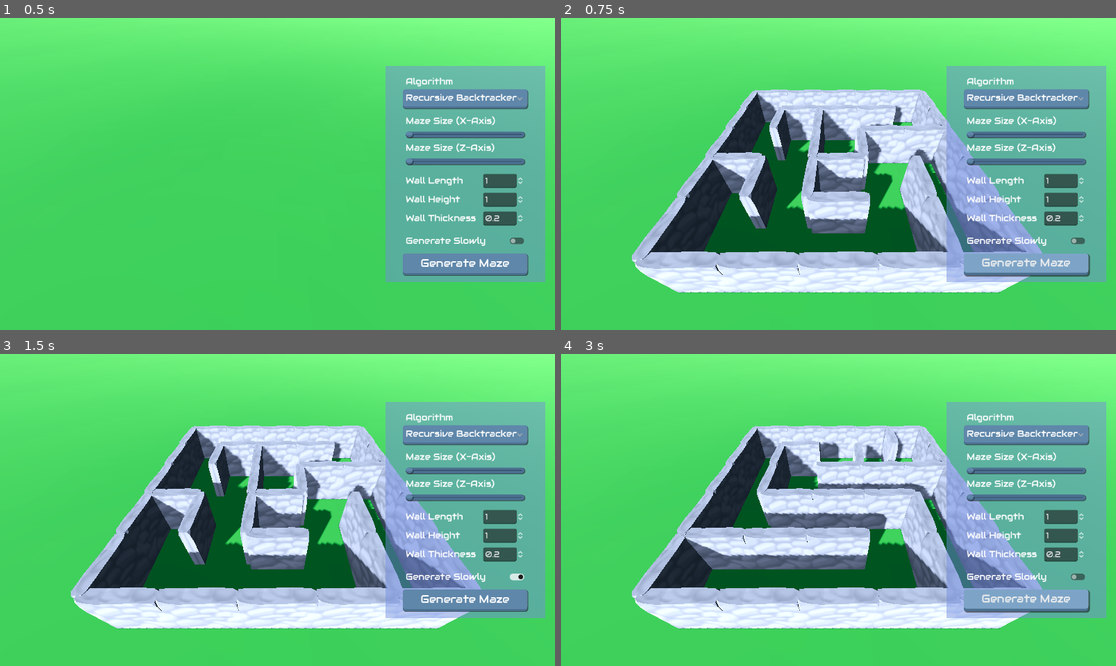
Above: before the commit, frames 1-4 (two rows, left to right).
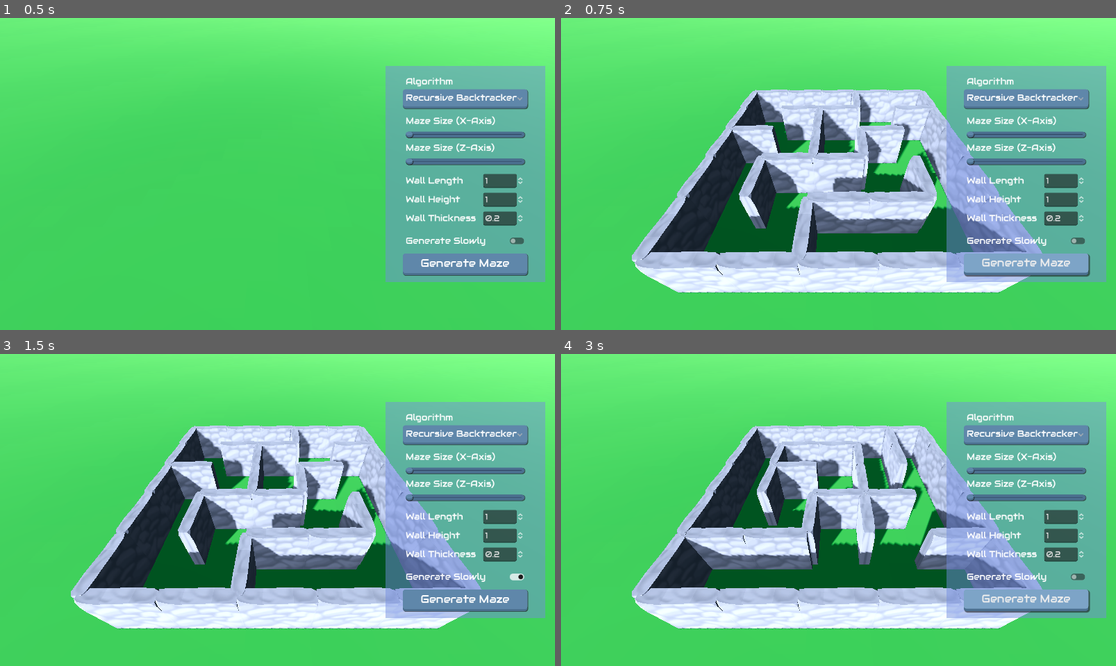
Above: after the commit, the same moments.

Repository: GuiBDBello/godot-maze-generator
Game: Godot game, scene res://scenes/playable/game.tscn
Same seed, same stepped clock (60 frames per second), same inputs: the game is played once before the commit and once after it.
Inputs (mouse positions are in pixels of both pictures, inside the frame that each line leads up to):
- Up to frame 1 (0.5 s): no input
- Up to frame 2 (0.75 s): click "Generate Maze" at 0.5 s
- Up to frame 3 (1.5 s): click (516, 575) at 1.25 s
- Up to frame 4 (3 s): click (1077, 575) at 2 s; click "Generate Maze" at 2.75 s

Frame 1 is identical in both runs. In frame 2, 7.3% of the frame differs, in the area x 26-73%, y 23-78%; in frame 3, 7.3%; in frame 4, 7.9%, in the area x 27-78%, y 27-78%.

Commit message:
Add Aldous-Broder maze generation algorithm

Diff:
--- a/scenes/maze/maze_generator.gd
+++ /dev/null
@@ -1,11 +0,0 @@
-class_name MazeGenerator extends Node3D
-
-
-func center_maze_on_screen(maze_width: int, maze_height: int, maze_wall_length: int) -> void:
-	var maze_position_x: int = ((maze_width * maze_wall_length) - 1)
-	var maze_position_z: int = ((maze_height * maze_wall_length) - 1)
-	self.set_position(Vector3(-maze_position_x, 0, -maze_position_z))
-
-
-func generate_maze(maze: Maze, is_generated_slowly: bool) -> void:
-	push_error("UNIMPLEMENTED ERROR: MazeGenerator.generate_maze()")
--- /dev/null
+++ b/scenes/maze/maze_generator/aldous_broder/aldous_broder.gd
@@ -0,0 +1,42 @@
+extends GridBasedMazeGenerator
+
+
+func generate_maze(maze: Maze, is_generated_slowly: bool) -> void:
+	super.center_maze_on_screen(maze.width, maze.height, maze.wall_length)
+
+	var maze_grid: Array = await super.generate_cell_grid(maze.width, maze.height, maze.wall_length, maze.wall_height, maze.wall_thickness)
+
+	var current_cell: Node3D = super.randomize_start_position(maze_grid, maze.width, maze.height)
+	current_cell.visit()
+
+	var unvisited_cells = (maze.width * maze.height) - 1
+	while unvisited_cells > 0:
+		var current_neighbour: Node3D = super.get_random_neighbour(get_neighbours(current_cell, maze_grid))
+
+		if not current_neighbour.is_visited:
+			super.remove_walls_between(current_cell, current_neighbour)
+			current_neighbour.visit()
+			unvisited_cells -= 1
+
+			if is_generated_slowly:
+				await get_tree().create_timer(0.05).timeout
+
+		current_cell = current_neighbour
+
+
+func get_neighbours(current_cell: Node3D, maze_grid: Array) -> Array:
+	var neighbours: Array = []
+
+	if current_cell.grid_position_x > 0:
+		neighbours.push_back(maze_grid[current_cell.grid_position_x - 1][current_cell.grid_position_y])
+
+	if current_cell.grid_position_x < maze_grid.size() - 1:
+		neighbours.push_back(maze_grid[current_cell.grid_position_x + 1][current_cell.grid_position_y])
+
+	if current_cell.grid_position_y > 0:
+		neighbours.push_back(maze_grid[current_cell.grid_position_x][current_cell.grid_position_y - 1])
+
+	if current_cell.grid_position_y < maze_grid[current_cell.grid_position_x].size() - 1:
+		neighbours.push_back(maze_grid[current_cell.grid_position_x][current_cell.grid_position_y + 1])
+
+	return neighbours
--- /dev/null
+++ b/scenes/maze/maze_generator/aldous_broder/aldous_broder.tscn
@@ -0,0 +1,6 @@
+[gd_scene load_steps=2 format=3 uid="uid://cc3km6e3rn7ns"]
+
+[ext_resource type="Script" path="res://scenes/maze/maze_generator/aldous_broder/aldous_broder.gd" id="1_3sv5p"]
+
+[node name="Aldous-Broder" type="Node3D"]
+script = ExtResource("1_3sv5p")
--- /dev/null
+++ b/scenes/maze/maze_generator/grid_based_maze_generator.gd
@@ -0,0 +1,57 @@
+class_name GridBasedMazeGenerator extends MazeGenerator
+
+
+const MAZE_CELL: PackedScene = preload("res://scenes/maze/maze_cell.tscn")
+
+var rng: RandomNumberGenerator = RandomNumberGenerator.new()
+
+
+func generate_cell_grid(width: int, height: int, wall_length: int, wall_height: int, wall_thickness: float) -> Array:
+	var grid: Array = []
+	for x: int in width:
+		grid.append([])
+		for y in height:
+			var cell: Node3D = MAZE_CELL.instantiate()
+			cell.name = str("Maze Cell ", x, "-", y)
+			cell.position = Vector3(x * wall_length * 2, 0, y * wall_length * 2)
+			cell.grid_position_x = x
+			cell.grid_position_y = y
+			grid[x].append(cell)
+			self.add_child(cell)
+			cell.set_wall_sizes(wall_length, wall_height, wall_thickness)
+
+	return grid
+
+
+func randomize_start_position(maze_grid: Array, maze_width: int, maze_height: int) -> Node3D:
+	var maze_start_position_width: int = rng.randi_range(0, maze_width - 1)
+	var maze_start_position_height: int = rng.randi_range(0, maze_height - 1)
+
+	return maze_grid[maze_start_position_width][maze_start_position_height]
+
+
+func get_random_neighbour(cell_neighbours: Array) -> Node3D:
+	var neighbour_position: int = rng.randi_range(0, cell_neighbours.size() - 1)
+	return cell_neighbours[neighbour_position]
+
+
+func remove_walls_between(current_cell: Node3D, current_neighbour: Node3D) -> void:
+	if current_cell.grid_position_x < current_neighbour.grid_position_x:
+		current_cell.wall_east.queue_free()
+		current_neighbour.wall_west.queue_free()
+		current_neighbour.visit()
+
+	if current_cell.grid_position_x > current_neighbour.grid_position_x:
+		current_cell.wall_west.queue_free()
+		current_neighbour.wall_east.queue_free()
+		current_neighbour.visit()
+
+	if current_cell.grid_position_y > current_neighbour.grid_position_y:
+		current_cell.wall_north.queue_free()
+		current_neighbour.wall_south.queue_free()
+		current_neighbour.visit()
+
+	if current_cell.grid_position_y < current_neighbour.grid_position_y:
+		current_cell.wall_south.queue_free()
+		current_neighbour.wall_north.queue_free()
+		current_neighbour.visit()
--- /dev/null
+++ b/scenes/maze/maze_generator/maze_generator.gd
@@ -0,0 +1,11 @@
+class_name MazeGenerator extends Node3D
+
+
+func generate_maze(maze: Maze, is_generated_slowly: bool) -> void:
+	push_error("UNIMPLEMENTED ERROR: MazeGenerator.generate_maze()")
+
+
+func center_maze_on_screen(maze_width: int, maze_height: int, maze_wall_length: int) -> void:
+	var maze_position_x: int = ((maze_width * maze_wall_length) - maze_wall_length)
+	var maze_position_z: int = ((maze_height * maze_wall_length) - maze_wall_length)
+	self.set_position(Vector3(-maze_position_x, 0, -maze_position_z))
--- /dev/null
+++ b/scenes/maze/maze_generator/recursive_backtracker/recursive_backtracker.gd
@@ -0,0 +1,54 @@
+extends GridBasedMazeGenerator
+
+
+func generate_maze(maze: Maze, is_generated_slowly: bool) -> void:
+	super.center_maze_on_screen(maze.width, maze.height, maze.wall_length)
+
+	var maze_grid: Array = await super.generate_cell_grid(maze.width, maze.height, maze.wall_length, maze.wall_height, maze.wall_thickness)
+
+	var cell_stack: Array = []
+
+	var initial_cell: Node3D = super.randomize_start_position(maze_grid, maze.width, maze.height)
+	initial_cell.visit()
+	cell_stack.push_back(initial_cell)
+
+	while not cell_stack.is_empty():
+		var current_cell: Node3D = cell_stack.pop_back()
+		var unvisited_neighbours: Array = find_unvisited_neighbours(maze_grid, current_cell)
+
+		if not unvisited_neighbours.is_empty():
+			cell_stack.push_back(current_cell)
+
+			var current_neighbour: Node3D = super.get_random_neighbour(unvisited_neighbours)
+			super.remove_walls_between(current_cell, current_neighbour)
+			current_neighbour.visit()
+			cell_stack.push_back(current_neighbour)
+
+			if is_generated_slowly:
+				await get_tree().create_timer(0.05).timeout
+
+
+func find_unvisited_neighbours(maze_grid: Array, current_cell: Node3D) -> Array:
+	var unvisited_neighbours: Array = []
+
+	if current_cell.grid_position_x > 0:
+		var west_neighbour: Node3D = maze_grid[current_cell.grid_position_x - 1][current_cell.grid_position_y]
+		if not west_neighbour.is_visited:
+			unvisited_neighbours.push_back(west_neighbour)
+
+	if current_cell.grid_position_x < maze_grid.size() - 1:
+		var east_neighbour: Node3D = maze_grid[current_cell.grid_position_x + 1][current_cell.grid_position_y]
+		if not east_neighbour.is_visited:
+			unvisited_neighbours.push_back(east_neighbour)
+
+	if current_cell.grid_position_y > 0:
+		var north_neighbour: Node3D = maze_grid[current_cell.grid_position_x][current_cell.grid_position_y - 1]
+		if not north_neighbour.is_visited:
+			unvisited_neighbours.push_back(north_neighbour)
+
+	if current_cell.grid_position_y < maze_grid[current_cell.grid_position_x].size() - 1:
+		var south_neighbour: Node3D = maze_grid[current_cell.grid_position_x][current_cell.grid_position_y + 1]
+		if not south_neighbour.is_visited:
+			unvisited_neighbours.push_back(south_neighbour)
+
+	return unvisited_neighbours
--- a/scenes/maze/recursive_backtracker/recursive_backtracker.tscn
+++ b/scenes/maze/maze_generator/recursive_backtracker/recursive_backtracker.tscn
@@ -1,6 +1,6 @@
 [gd_scene load_steps=2 format=3 uid="uid://c2vh3d2n372po"]
 
-[ext_resource type="Script" path="res://scenes/maze/recursive_backtracker/recursive_backtracker.gd" id="1_t8duk"]
+[ext_resource type="Script" path="res://scenes/maze/maze_generator/recursive_backtracker/recursive_backtracker.gd" id="1_t8duk"]
 
 [node name="Recursive Backtracker" type="Node3D"]
 script = ExtResource("1_t8duk")
--- a/scenes/maze/recursive_backtracker/recursive_backtracker.gd
+++ /dev/null
@@ -1,109 +0,0 @@
-extends MazeGenerator
-
-const MAZE_CELL: PackedScene = preload("res://scenes/maze/maze_cell.tscn")
-
-var rng: RandomNumberGenerator = RandomNumberGenerator.new()
-
-
-func generate_maze(maze: Maze, is_generated_slowly: bool) -> void:
-	super.center_maze_on_screen(maze.width, maze.height, maze.wall_length)
-
-	var maze_grid: Array = await generate_grid(maze.width, maze.height, maze.wall_length, maze.wall_height, maze.wall_thickness)
-
-	var cell_stack: Array = []
-
-	var initial_cell: Node3D = randomize_start_position(maze_grid, maze.width, maze.height)
-	initial_cell.visit()
-	cell_stack.push_back(initial_cell)
-
-	while not cell_stack.is_empty():
-		var current_cell: Node3D = cell_stack.pop_back()
-		var unvisited_neighbours: Array = find_unvisited_neighbours(maze_grid, current_cell)
-
-		if not unvisited_neighbours.is_empty():
-			cell_stack.push_back(current_cell)
-
-			var current_neighbour: Node3D = get_random_neighbour(unvisited_neighbours)
-			remove_walls_between(current_cell, current_neighbour)
-			current_neighbour.visit()
-			cell_stack.push_back(current_neighbour)
-
-			if is_generated_slowly:
-				await get_tree().create_timer(0.05).timeout
-
-
-func generate_grid(width: int, height: int, wall_length: int, wall_height: int, wall_thickness: float) -> Array:
-	var grid: Array = []
-	for x: int in width:
-		grid.append([])
-		for y in height:
-			var cell: Node3D = MAZE_CELL.instantiate()
-			cell.name = str("Maze Cell ", x, "-", y)
-			cell.position = Vector3(x * wall_length * 2, 0, y * wall_length * 2)
-			cell.grid_position_x = x
-			cell.grid_position_y = y
-			grid[x].append(cell)
-			self.add_child(cell)
-			cell.set_wall_sizes(wall_length, wall_height, wall_thickness)
-
-	return grid
-
-
-func randomize_start_position(maze_grid: Array, maze_width: int, maze_height: int) -> Node3D:
-	var maze_start_position_width: int = rng.randi_range(0, maze_width - 1)
-	var maze_start_position_height: int = rng.randi_range(0, maze_height - 1)
-
-	return maze_grid[maze_start_position_width][maze_start_position_height]
-
-
-func find_unvisited_neighbours(maze_grid: Array, current_cell: Node3D) -> Array:
-	var unvisited_neighbours: Array = []
-
-	if current_cell.grid_position_x > 0:
-		var west_neighbour: Node3D = maze_grid[current_cell.grid_position_x - 1][current_cell.grid_position_y]
-		if not west_neighbour.is_visited:
-			unvisited_neighbours.push_back(west_neighbour)
-
-	if current_cell.grid_position_x < maze_grid.size() - 1:
-		var east_neighbour: Node3D = maze_grid[current_cell.grid_position_x + 1][current_cell.grid_position_y]
-		if not east_neighbour.is_visited:
-			unvisited_neighbours.push_back(east_neighbour)
-
-	if current_cell.grid_position_y > 0:
-		var north_neighbour: Node3D = maze_grid[current_cell.grid_position_x][current_cell.grid_position_y - 1]
-		if not north_neighbour.is_visited:
-			unvisited_neighbours.push_back(north_neighbour)
-
-	if current_cell.grid_position_y < maze_grid[current_cell.grid_position_x].size() - 1:
-		var south_neighbour: Node3D = maze_grid[current_cell.grid_position_x][current_cell.grid_position_y + 1]
-		if not south_neighbour.is_visited:
-			unvisited_neighbours.push_back(south_neighbour)
-
-	return unvisited_neighbours
-
-
-func get_random_neighbour(cell_neighbours: Array) -> Node3D:
-	var neighbour_position: int = rng.randi_range(0, cell_neighbours.size() - 1)
-	return cell_neighbours[neighbour_position]
-
-
-func remove_walls_between(current_cell: Node3D, current_neighbour: Node3D) -> void:
-	if current_cell.grid_position_x < current_neighbour.grid_position_x:
-		current_cell.wall_east.queue_free()
-		current_neighbour.wall_west.queue_free()
-		current_neighbour.visit()
-
-	if current_cell.grid_position_x > current_neighbour.grid_position_x:
-		current_cell.wall_west.queue_free()
-		current_neighbour.wall_east.queue_free()
-		current_neighbour.visit()
-
-	if current_cell.grid_position_y > current_neighbour.grid_position_y:
-		current_cell.wall_north.queue_free()
-		current_neighbour.wall_south.queue_free()
-		current_neighbour.visit()
-
-	if current_cell.grid_position_y < current_neighbour.grid_position_y:
-		current_cell.wall_south.queue_free()
-		current_neighbour.wall_north.queue_free()
-		current_neighbour.visit()
--- a/scenes/playable/game.tscn
+++ b/scenes/playable/game.tscn
@@ -1,8 +1,9 @@
-[gd_scene load_steps=13 format=3 uid="uid://b5ptabdfgohvv"]
+[gd_scene load_steps=14 format=3 uid="uid://b5ptabdfgohvv"]
 
 [ext_resource type="Script" path="res://scenes/playable/game.gd" id="1_fpj1e"]
-[ext_resource type="PackedScene" uid="uid://c2vh3d2n372po" path="res://scenes/maze/recursive_backtracker/recursive_backtracker.tscn" id="2_t4y1x"]
+[ext_resource type="PackedScene" uid="uid://c2vh3d2n372po" path="res://scenes/maze/maze_generator/recursive_backtracker/recursive_backtracker.tscn" id="2_t4y1x"]
 [ext_resource type="Shader" path="res://shaders/sky.gdshader" id="2_twyl1"]
+[ext_resource type="PackedScene" uid="uid://cc3km6e3rn7ns" path="res://scenes/maze/maze_generator/aldous_broder/aldous_broder.tscn" id="3_6krv0"]
 [ext_resource type="PackedScene" uid="uid://cn4at1gn2s34f" path="res://assets/ground/ground.glb" id="3_mq8d8"]
 [ext_resource type="PackedScene" uid="uid://rc8rnxx07fri" path="res://assets/tree/tree.glb" id="4_by38g"]
 [ext_resource type="Script" path="res://scenes/ui/menu.gd" id="5_cs4tl"]
@@ -29,7 +30,7 @@
 
 [node name="Game" type="Node"]
 script = ExtResource("1_fpj1e")
-maze_generation_algorithms = Array[PackedScene]([ExtResource("2_t4y1x")])
+maze_generation_algorithms = Array[PackedScene]([ExtResource("2_t4y1x"), ExtResource("3_6krv0")])
 
 [node name="Scenario" type="Node" parent="."]
 
@@ -435,7 +436,7 @@
 transform = Transform3D(1, 0, 0, 0, 1, 0, 0, 0, 1, 0, -9.53674e-07, 10)
 script = ExtResource("6_n6fda")
 
-[connection signal="item_focused" from="Maze Menu/MarginContainerBack/MarginContainer/VBoxContainer/Algorithm OptionButton" to="Maze Menu" method="_on_option_button_item_focused"]
+[connection signal="item_selected" from="Maze Menu/MarginContainerBack/MarginContainer/VBoxContainer/Algorithm OptionButton" to="Maze Menu" method="_on_algorithm_option_button_item_selected"]
 [connection signal="value_changed" from="Maze Menu/MarginContainerBack/MarginContainer/VBoxContainer/Width HSlider" to="Maze Menu" method="_on_h_slider_width_value_changed"]
 [connection signal="value_changed" from="Maze Menu/MarginContainerBack/MarginContainer/VBoxContainer/Height HSlider" to="Maze Menu" method="_on_h_slider_height_value_changed"]
 [connection signal="value_changed" from="Maze Menu/MarginContainerBack/MarginContainer/VBoxContainer/Wall Length HBoxContainer/Wall Length SpinBox" to="Maze Menu" method="_on_wall_length_spin_box_value_changed"]
--- a/scenes/ui/menu.gd
+++ b/scenes/ui/menu.gd
@@ -48,7 +48,7 @@
 		self.visible = !self.visible
 
 
-func _on_option_button_item_focused(index: int) -> void:
+func _on_algorithm_option_button_item_selected(index: int) -> void:
 	game.change_algorithm(index)
 
 
